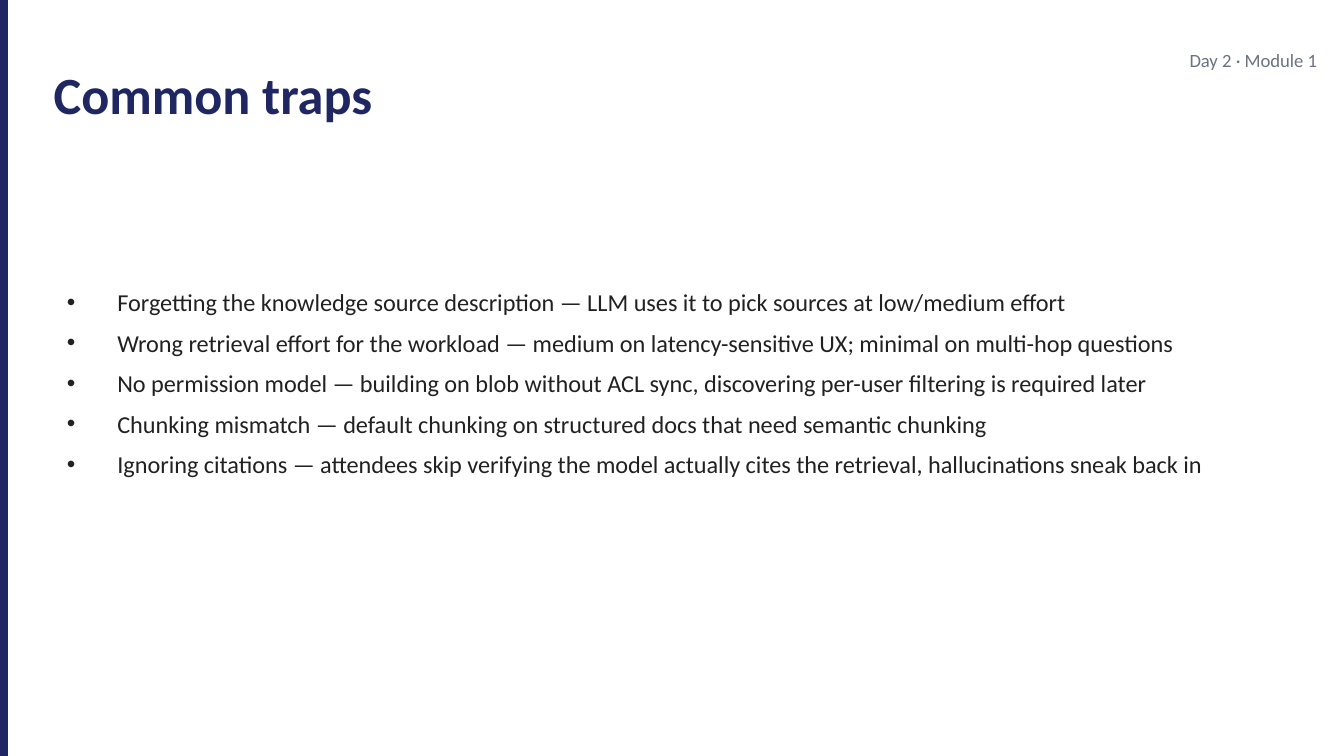
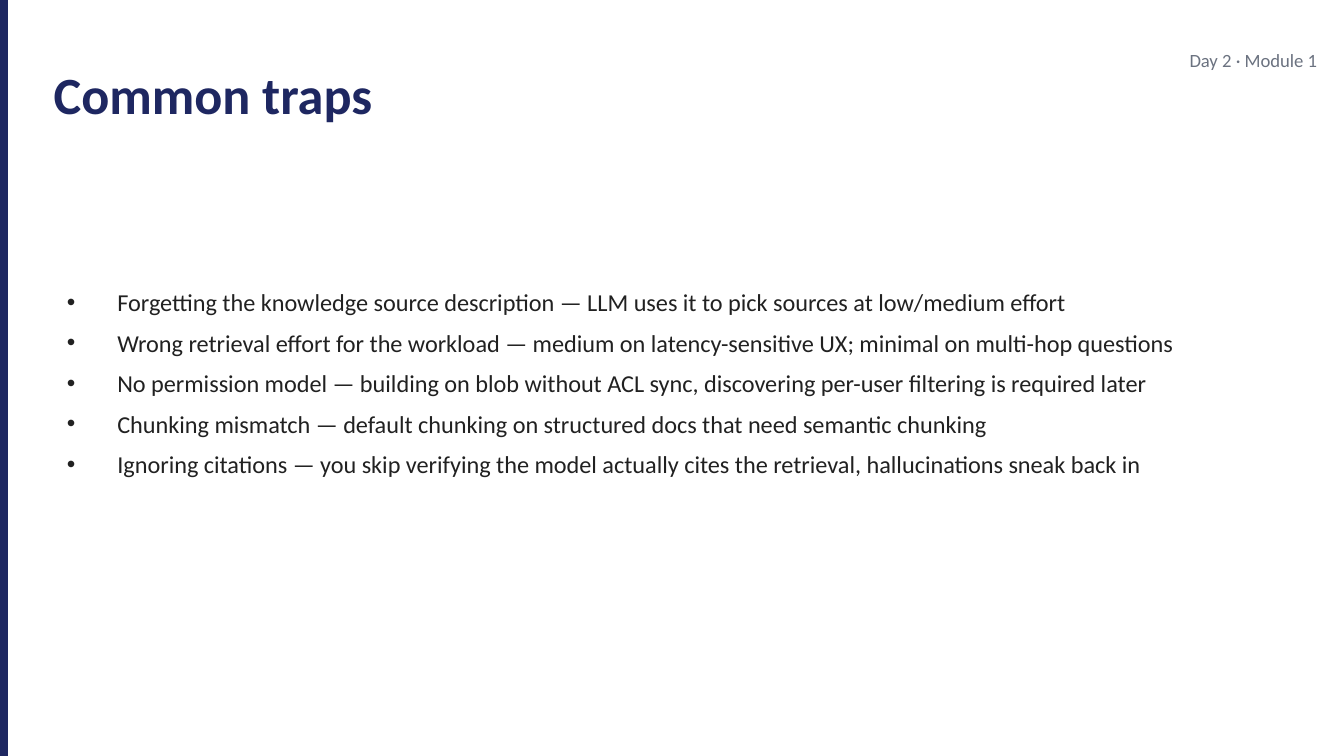
Before and after one commit to JimPiquant/Building-AI-Apps-and-Agents, a slide deck: slide 14 of decks/day2/module-1-foundry-iq.pptx. Drawn at 1344x756 pixels with LibreOffice and Linux fonts; fonts in the diff are those of the drawing. Boxes give left, top, right and bottom in pixels: in the first picture for what was removed or moved away, otherwise in the second. Text is boxed around its words. In the diff, an @@ line names an element or a change of style, - is before the commit and + after.

```diff
--- a/decks/day2/module-1-foundry-iq.pptx
+++ b/decks/day2/module-1-foundry-iq.pptx
@@ text at <box>117,456,1140,477</box>: text changed @@
-• Ignoring citations — attendees skip verifying the model actually cites the retrieval, hallucinations sneak back in
+• Ignoring citations — you skip verifying the model actually cites the retrieval, hallucinations sneak back in
```
Also in this commit, not shown: 1 other slide changed, 25 other files.
